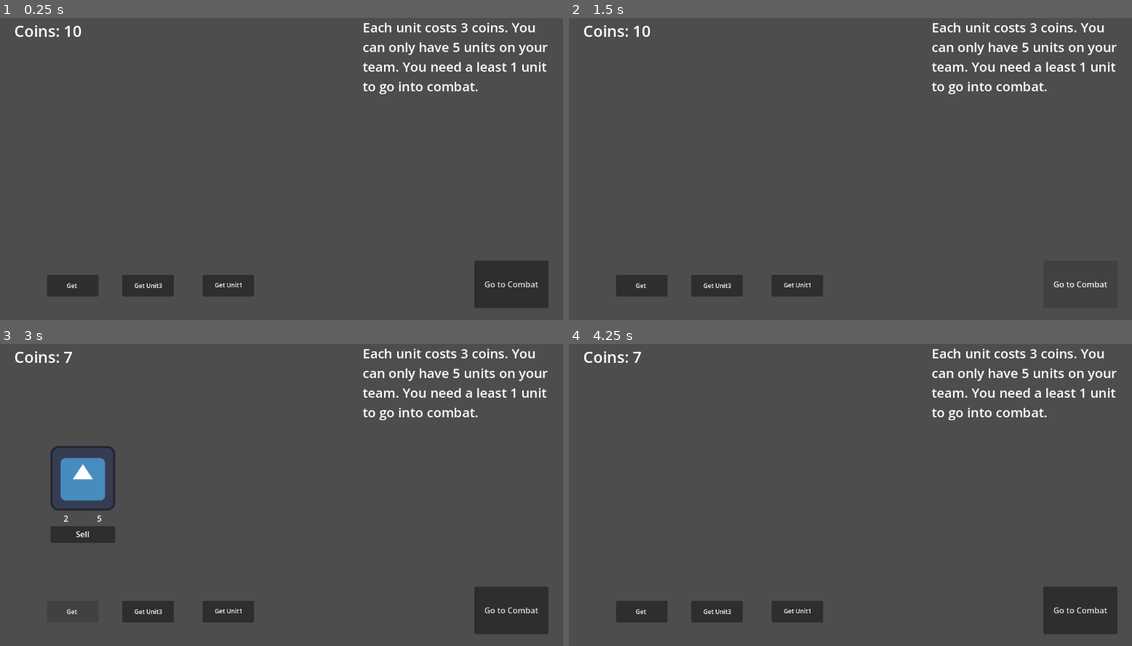
Above: before the commit, frames 1-4 (two rows, left to right).
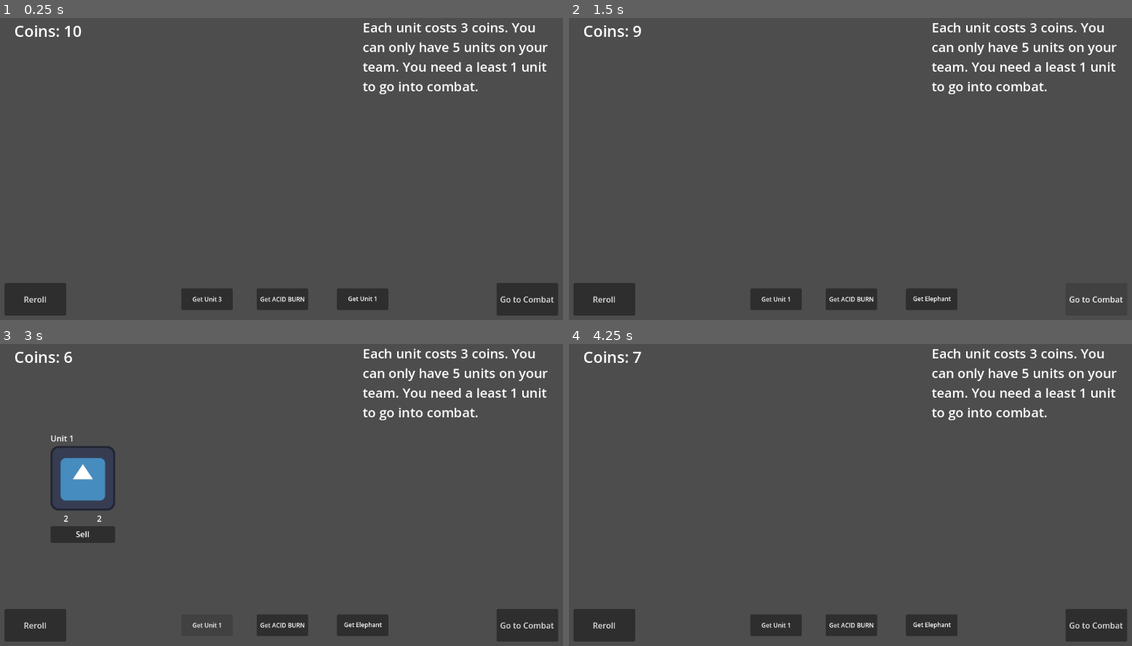
Above: after the commit, the same moments.

Repository: skeeeth/HACKER_AUTO_PETS
Game: Godot game, scene res://Scenes/ShopScene.tscn
Same seed, same stepped clock (60 frames per second), same inputs: the game is played once before the commit and once after it. The engine's default icon, where the game draws it, is replaced by a stand-in: a white triangle on a blue panel in a dark square.
Inputs (mouse positions are in pixels of both pictures, inside the frame that each line leads up to):
- Up to frame 1 (0.25 s): no input
- Up to frame 2 (1.5 s): click (602, 298) at 0.5 s, where only the run after the commit has a clickable "Reroll"; click "Go to Combat" at 1.25 s
- Up to frame 3 (3 s): click "Go to Combat" at 2 s; click "Get" (after the commit: "Get Unit 1") at 2.75 s
- Up to frame 4 (4.25 s): click "Sell" at 3.5 s

The runs differ from the first frame. In frame 1, 6.1% of the frame differs, in the area x 0-100%, y 80-99%; in frame 2, 4.5%; in frame 3, 5.3%; in frame 4, 6.1%.

Commit message:
Added rerolling and selling

Diff:
--- a/Resources/Effects/Gain1AttackToPlayerOnFaint.tres
+++ b/Resources/Effects/Gain1AttackToPlayerOnFaint.tres
@@ -2,6 +2,7 @@
 
 [ext_resource type="Script" uid="uid://d6hrknb1lvds" path="res://Resources/effectData.gd" id="1_utoxm"]
 [ext_resource type="Script" uid="uid://by520cy10c7wa" path="res://Resources/TargetData.gd" id="2_b86c4"]
+[ext_resource type="Texture2D" uid="uid://d04pyr2iaplbn" path="res://icon.svg" id="2_g7550"]
 
 [sub_resource type="Resource" id="Resource_g7550"]
 script = ExtResource("2_b86c4")
--- a/Resources/Units/Camel.tres
+++ b/Resources/Units/Camel.tres
@@ -5,6 +5,7 @@
 
 [resource]
 script = ExtResource("1_8ijy0")
+unit_name = "Camel"
 attack = 3
 health = 3
 effect = ExtResource("1_diqpq")
--- a/Resources/Units/Elephant.tres
+++ b/Resources/Units/Elephant.tres
@@ -5,6 +5,7 @@
 
 [resource]
 script = ExtResource("1_uq7y6")
+unit_name = "Elephant"
 health = 5
 effect = ExtResource("1_nqgec")
 metadata/_custom_type_script = "uid://6i4niaslfrq8"
--- a/Resources/Units/Swordfish.tres
+++ b/Resources/Units/Swordfish.tres
@@ -5,6 +5,7 @@
 
 [resource]
 script = ExtResource("1_ebybt")
+unit_name = "Swordfish"
 attack = 5
 health = 6
 effect = ExtResource("1_ges2t")
--- a/Resources/Units/Unit1.tres
+++ b/Resources/Units/Unit1.tres
@@ -5,6 +5,6 @@
 
 [resource]
 script = ExtResource("1_u6xji")
-unit_name = "Unit1"
+unit_name = "Unit 1"
 effect = ExtResource("1_8e22l")
 metadata/_custom_type_script = "uid://6i4niaslfrq8"
--- a/Resources/Units/Unit2.tres
+++ b/Resources/Units/Unit2.tres
@@ -5,7 +5,7 @@
 
 [resource]
 script = ExtResource("1_ssshu")
-unit_name = "Unit2"
+unit_name = "Unit 2"
 attack = 3
 health = 3
 effect = ExtResource("1_lerg1")
--- a/Resources/Units/Unit3.tres
+++ b/Resources/Units/Unit3.tres
@@ -5,7 +5,7 @@
 
 [resource]
 script = ExtResource("2_8tvhj")
-unit_name = "Unit3"
+unit_name = "Unit 3"
 attack = 1
 health = 6
 effect = ExtResource("1_ar660")
--- a/Resources/Units/Unit4.tres
+++ b/Resources/Units/Unit4.tres
@@ -5,7 +5,7 @@
 
 [resource]
 script = ExtResource("1_3s2ih")
-unit_name = "Unit4"
+unit_name = "Unit 4"
 attack = 5
 health = 4
 effect = ExtResource("1_a5wqo")
--- a/Scenes/ShopScene.tscn
+++ b/Scenes/ShopScene.tscn
@@ -7,8 +7,8 @@
 [ext_resource type="Resource" uid="uid://bdng0x32h0e84" path="res://Resources/Units/Swordfish.tres" id="5_medpt"]
 [ext_resource type="Resource" uid="uid://bbj7y5pt3gybn" path="res://Resources/Units/Elephant.tres" id="6_1itlx"]
 [ext_resource type="Script" uid="uid://dxx7fw30vqxw2" path="res://Scripts/shop_purchase_button.gd" id="6_3qq02"]
-[ext_resource type="PackedScene" uid="uid://clvf8r4jwgtex" path="res://Scenes/NextSceneButton.tscn" id="6_medpt"]
 [ext_resource type="Resource" uid="uid://ca2uh8w5h7vln" path="res://Resources/Units/Unit1.tres" id="7_k8c1k"]
+[ext_resource type="Resource" uid="uid://c6oxu8so4paxj" path="res://Resources/Units/ACID_BURN.tres" id="8_k8c1k"]
 
 [sub_resource type="LabelSettings" id="LabelSettings_x7s06"]
 font_size = 12
@@ -21,7 +21,8 @@
 
 [node name="ShopScene" type="Node2D" unique_id=1666678237 node_paths=PackedStringArray("purchase_buttons", "coin_text_node")]
 script = ExtResource("1_x7s06")
-purchasable_units = Array[ExtResource("2_medpt")]([ExtResource("3_je6ka"), ExtResource("5_1itlx"), ExtResource("5_medpt"), ExtResource("6_1itlx"), ExtResource("7_k8c1k")])
+combat_scene_file_path = "res://Scenes/CombatSim.tscn"
+purchasable_units = Array[ExtResource("2_medpt")]([ExtResource("3_je6ka"), ExtResource("5_1itlx"), ExtResource("5_medpt"), ExtResource("6_1itlx"), ExtResource("7_k8c1k"), ExtResource("8_k8c1k")])
 purchase_buttons = [NodePath("Buttons/PurchaseUnitButton1"), NodePath("Buttons/PurchaseUnitButton2"), NodePath("Buttons/PurchaseUnitButton3")]
 coin_text_node = NodePath("CoinText")
 
@@ -37,10 +38,10 @@
 [node name="Buttons" type="Node" parent="." unique_id=1076780851]
 
 [node name="PurchaseUnitButton1" type="Button" parent="Buttons" unique_id=2054618790 node_paths=PackedStringArray("unit_name", "manager")]
-offset_left = -470.0
-offset_top = 207.0
-offset_right = -368.0
-offset_bottom = 250.0
+offset_left = -204.0
+offset_top = 234.0
+offset_right = -102.0
+offset_bottom = 277.0
 script = ExtResource("6_3qq02")
 unit_name = NodePath("Label")
 manager = NodePath("../..")
@@ -57,10 +58,10 @@
 vertical_alignment = 1
 
 [node name="PurchaseUnitButton2" type="Button" parent="Buttons" unique_id=602924199 node_paths=PackedStringArray("unit_name", "manager")]
-offset_left = -321.0
-offset_top = 207.0
-offset_right = -219.0
-offset_bottom = 250.0
+offset_left = -55.0
+offset_top = 234.0
+offset_right = 47.0
+offset_bottom = 277.0
 script = ExtResource("6_3qq02")
 unit_name = NodePath("Label")
 manager = NodePath("../..")
@@ -77,10 +78,10 @@
 vertical_alignment = 1
 
 [node name="PurchaseUnitButton3" type="Button" parent="Buttons" unique_id=2113805579 node_paths=PackedStringArray("unit_name", "manager")]
-offset_left = -162.0
-offset_top = 207.0
-offset_right = -60.0
-offset_bottom = 250.0
+offset_left = 104.0
+offset_top = 234.0
+offset_right = 206.0
+offset_bottom = 277.0
 script = ExtResource("6_3qq02")
 unit_name = NodePath("Label")
 manager = NodePath("../..")
@@ -95,13 +96,19 @@
 horizontal_alignment = 1
 vertical_alignment = 1
 
-[node name="NextSceneButton" parent="Buttons" unique_id=1641231628 instance=ExtResource("6_medpt")]
-offset_left = 376.0
-offset_top = 179.0
-offset_right = 523.0
-offset_bottom = 273.0
+[node name="CombatSceneButton" type="Button" parent="Buttons" unique_id=52496184]
+offset_left = 420.0
+offset_top = 223.0
+offset_right = 542.0
+offset_bottom = 288.0
 text = "Go to Combat"
-transition_scene_file_path = "res://Scenes/CombatSim.tscn"
+
+[node name="RerollButton" type="Button" parent="Buttons" unique_id=1180264985]
+offset_left = -554.0
+offset_top = 223.0
+offset_right = -432.0
+offset_bottom = 288.0
+text = "Reroll"
 
 [node name="CoinText" type="Label" parent="." unique_id=899137773]
 offset_left = -535.0
@@ -125,3 +132,5 @@
 [connection signal="pressed" from="Buttons/PurchaseUnitButton1" to="Buttons/PurchaseUnitButton1" method="_on_button_pressed"]
 [connection signal="pressed" from="Buttons/PurchaseUnitButton2" to="Buttons/PurchaseUnitButton2" method="_on_button_pressed"]
 [connection signal="pressed" from="Buttons/PurchaseUnitButton3" to="Buttons/PurchaseUnitButton3" method="_on_button_pressed"]
+[connection signal="pressed" from="Buttons/CombatSceneButton" to="." method="_go_to_combat_scene"]
+[connection signal="pressed" from="Buttons/RerollButton" to="." method="_reroll"]
--- a/Scripts/combat_class_control.gd
+++ b/Scripts/combat_class_control.gd
@@ -1,11 +1,16 @@
 extends Control
 class_name CombatUnitControl
+
+signal sell_unit
 
 @export var damage_label: Label
 @export var health_label: Label
 @export var name_label : Label
+@export var shop_manager : ShopManager
+
 var effect : EffectData
 var unit_data : UnitData
+
 
 ## This variable has a set function that changes the attack text
 var attack : int:
@@ -19,6 +24,10 @@
 		health = v
 		health_label.text = str(health)
 
+func _ready() -> void:
+	shop_manager = get_tree().get_root().get_node("ShopScene")
+	sell_unit.connect(shop_manager.sell)
+
 
 ## This sets up the unit data for the unit
 func dress(data:UnitData):
@@ -31,4 +40,5 @@
 
 func _on_sell_button_pressed() -> void:
 	PlayerUnitsContainer.remove_unit_from_list(unit_data)
+	sell_unit.emit()
 	queue_free()
--- a/Scripts/shop_purchase_button.gd
+++ b/Scripts/shop_purchase_button.gd
@@ -1,21 +1,24 @@
 extends Button
 class_name PurchaseButton
 
+signal purchased_unit(purchasable_unit)
 
-var purchasable_unit : UnitData
 @export var unit_name : Label
 @export var manager : ShopManager
 
-signal purchased_unit(purchasable_unit)
+var purchasable_unit : UnitData
+var base_unit_text : String
+
 
 # Called when the node enters the scene tree for the first time.
 func _ready() -> void:
 	purchased_unit.connect(manager.purchase_unit)
+	base_unit_text = unit_name.text
 
 
 func add_unit_to_button(data : UnitData) -> void:
 	purchasable_unit = data
-	unit_name.text += data.unit_name
+	unit_name.text = base_unit_text + data.unit_name
 
 
 func _on_button_pressed() -> void:
--- a/Scripts/shop_scene.gd
+++ b/Scripts/shop_scene.gd
@@ -2,6 +2,8 @@
 class_name ShopManager
 
 const UNIT_CONTROL_SCENE = preload("uid://cuol4iet7e1w2")
+
+@export var combat_scene_file_path : String
 
 @export var purchasable_units : Array[UnitData]
 @export var purchase_buttons : Array[PurchaseButton]
@@ -20,9 +22,7 @@
 	if PlayerUnitsContainer.ally_unit_list.size() != 0:
 		_add_all_to_stack()
 
-	for button in purchase_buttons:
-		var random_unit_num : int = randi_range(0, purchasable_units.size() - 1)
-		button.add_unit_to_button(purchasable_units[random_unit_num])
+	_set_buttons()
 
 
 ## This function adds the unit data to the shop player stack
@@ -59,7 +59,38 @@
 		if coins >= unit_cost:
 			PlayerUnitsContainer.add_unit_to_list(unit)
 			_add_to_stack(unit)
-			coins -= unit_cost
-			_set_coin_text()
+			reduce_coin(unit_cost)
+
 	else:
 		print("Size full")
+
+
+func sell() -> void:
+	increase_coin(1)
+
+func reduce_coin(price : int) -> void:
+	coins -= price
+	_set_coin_text()
+
+func increase_coin(sell_price : int) -> void:
+	coins += sell_price
+	_set_coin_text()
+
+func _go_to_combat_scene() -> void:
+	if PlayerUnitsContainer.ally_unit_list.size() != 0:
+		get_tree().change_scene_to_file(combat_scene_file_path)
+	elif PlayerUnitsContainer.ally_unit_list.size() == 0 and coins < 3:
+		print("No units and no coins? Here is some money.")
+		coins = unit_cost
+		_set_coin_text()
+		pass
+
+func _reroll() -> void:
+	if coins != 0:
+		reduce_coin(1)
+		_set_buttons()
+
+func _set_buttons() -> void:
+	for button in purchase_buttons:
+		var random_unit_num : int = randi_range(0, purchasable_units.size() - 1)
+		button.add_unit_to_button(purchasable_units[random_unit_num])
